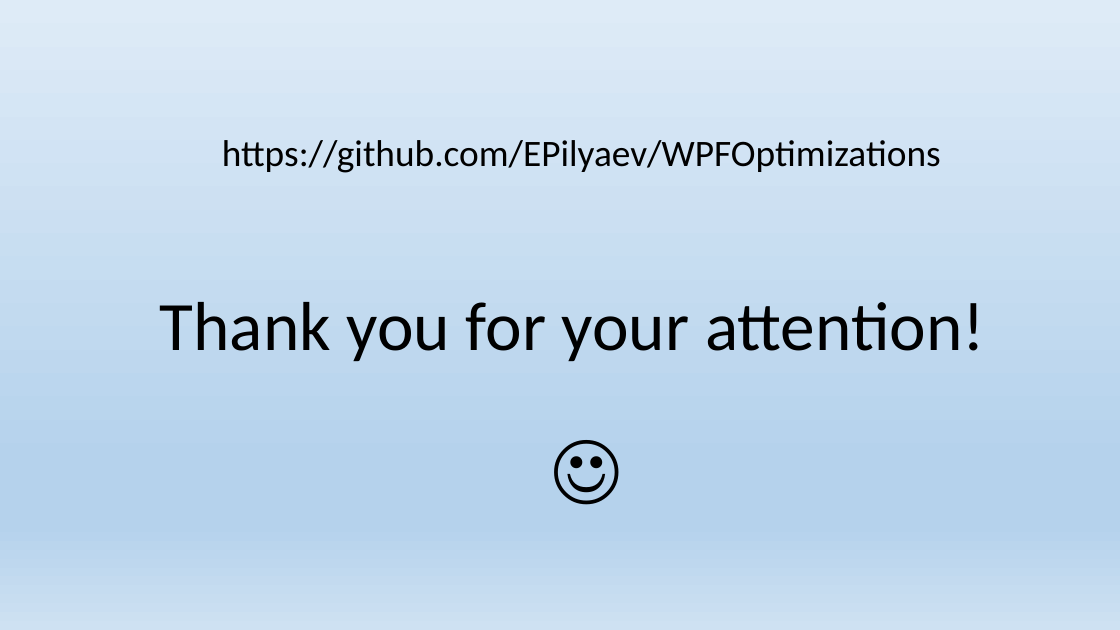
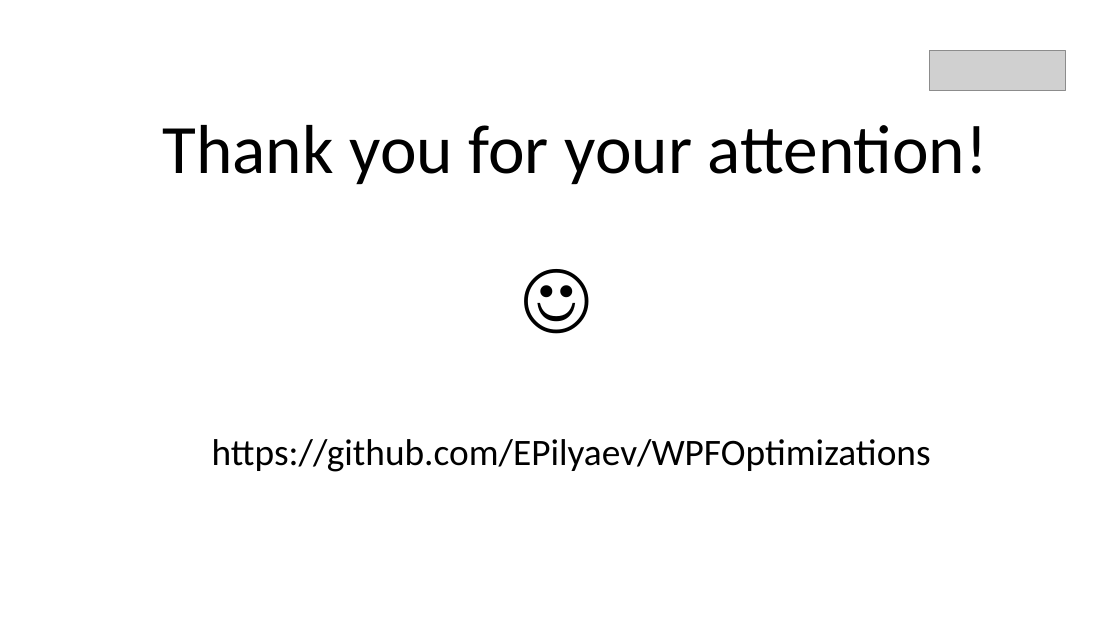
Before and after one commit to EPilyaev/WPFOptimizations, a slide deck: slide 29 of WPF Optimizations.pptx (slide 28 before the commit). Drawn at 1120x630 pixels with LibreOffice and Linux fonts; fonts in the diff are those of the drawing; grey boxes stand for pictures. Boxes give left, top, right and bottom in pixels: in the first picture for what was removed or moved away, otherwise in the second. Text is boxed around its words. In the diff, an @@ line names an element or a change of style, - is before the commit and + after.

```diff
--- a/WPF Optimizations.pptx
+++ b/WPF Optimizations.pptx
@@ background gradient #DEEBF7 to #B5D2EC to #CEE1F2 to #FFFFFF @@
@@ picture added at <box>930,50,1066,90</box> @@
@@ title "Thank you for your attention!": place and size @@
-title "Thank you for your attention!" at <box>160,302,985,362</box>
+title "Thank you for your attention!" at <box>163,125,988,185</box>
@@ text "☺": place and size @@
-text "☺" at <box>544,409,618,531</box>
+text "☺" at <box>513,238,587,360</box>
@@ text "https://github.com/EPilyaev/WPFOptimizations": place and size @@
-text "https://github.com/EPilyaev/WPFOptimizations" at <box>222,140,941,173</box>
+text "https://github.com/EPilyaev/WPFOptimizations" at <box>212,439,931,472</box>
```
Also in this commit, not shown: 27 other slides changed, 1 slide added.
